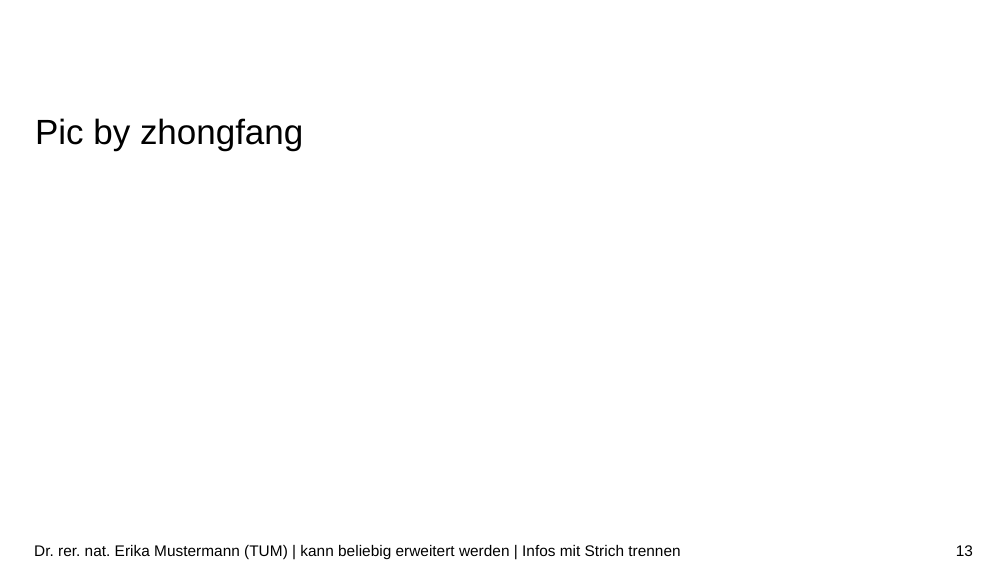
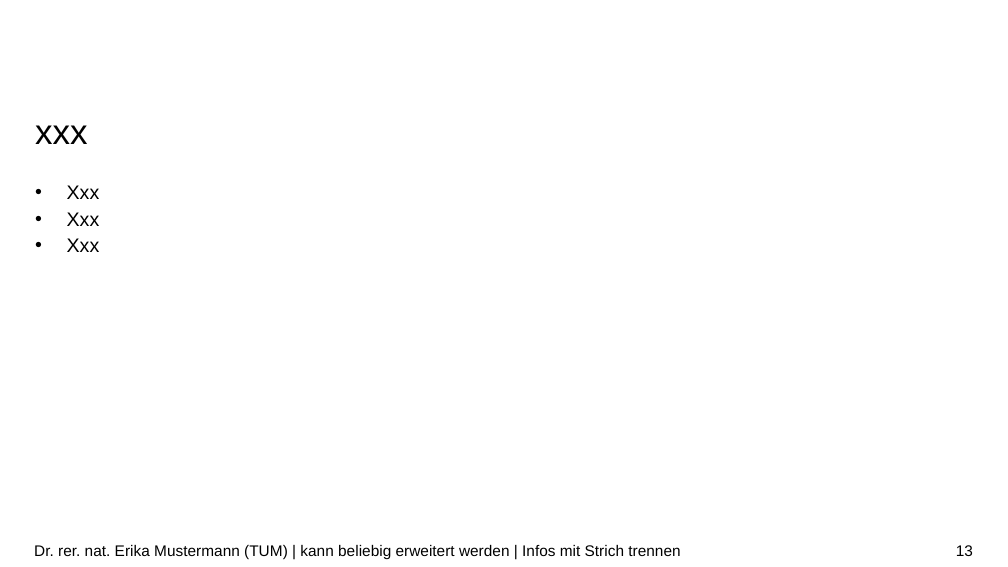
Before and after one commit to tianhaogutum/1, a slide deck: slide 13 of Vortrag/Vortrag.pptx. Drawn at 1008x567 pixels with LibreOffice and Linux fonts; fonts in the diff are those of the drawing; background and template pictures are left out. Boxes give left, top, right and bottom in pixels: in the first picture for what was removed or moved away, otherwise in the second. Text is boxed around its words. In the diff, an @@ line names an element or a change of style, - is before the commit and + after.

```diff
--- a/Vortrag/Vortrag.pptx
+++ b/Vortrag/Vortrag.pptx
@@ title at [35,125,87,144]: text changed @@
-Pic by zhongfang
+xxx
@@ text added at [67,185,100,252], 14 pt, text #000000 @@
+• Xxx
+• Xxx
+• Xxx
```
Also in this commit, not shown: 1 other slide changed, 5 other files.
